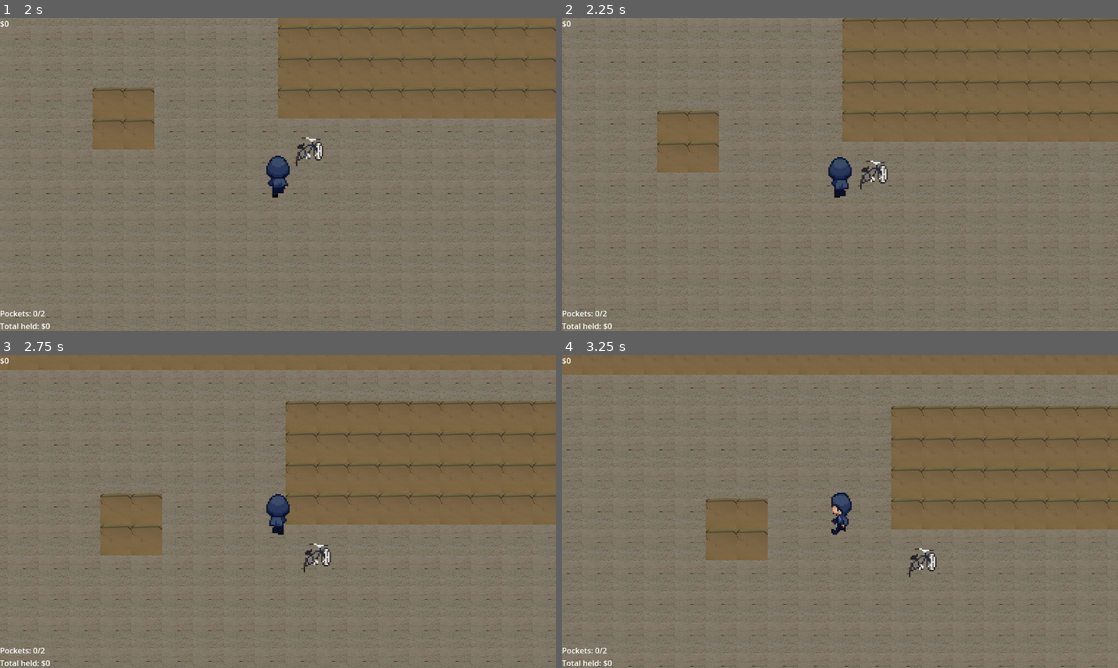
Above: before the commit, frames 1-4 (two rows, left to right).
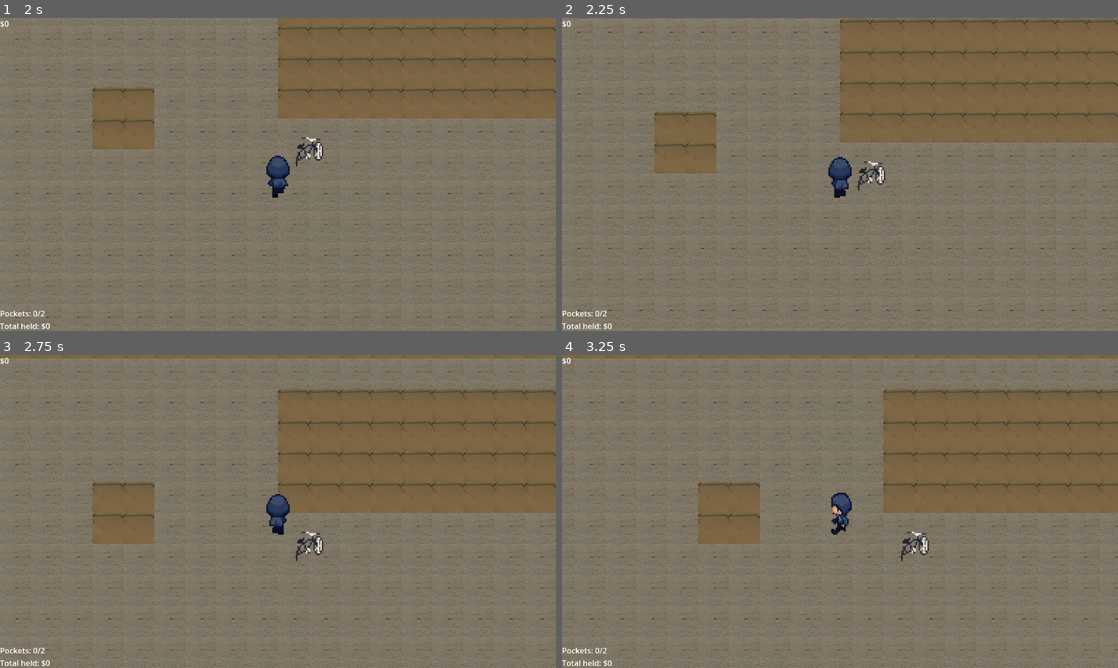
Above: after the commit, the same moments.

Repository: nithinsenthil/UCDBTS
Game: Godot game, scene res://Scenes/world.tscn
Two runs of this game, one before a commit and one after it. Both use one fixed random seed, a clock stepped at 60 frames per second and the inputs below. The engine's default icon, where the game draws it, is replaced by a stand-in: a white triangle on a blue panel in a dark square.
Inputs (mouse positions are in pixels of both pictures, inside the frame that each line leads up to):
- Up to frame 1 (2 s): click "Start Game" at 0.5 s; move the mouse to (250, 237) at 1.27 s; hold W (Up) from 1.28 s (still down); tap L (BikeMinigameEnd) at 1.35 s
- Up to frame 2 (2.25 s): keep holding W (Up); move the mouse to (1006, 221) at 2.02 s; tap K (BikeMinigameStart) at 2.1 s
- Up to frame 3 (2.75 s): keep holding W (Up)
- Up to frame 4 (3.25 s): move the mouse to (673, 464) at 2.77 s; release W (Up) at 2.78 s; hold A (Left) from 2.78 s (still down); tap P (CameraControlsOff) at 2.85 s

Frame 1 is identical in both runs. In frame 2, 2.7% of the frame differs, in the area x 0-100%, y 0-100%; in frame 3, 12%; in frame 4, 14%, in the area x 0-100%, y 1-100%.

Commit message:
Fix bike hitboxes and collision boxes

Diff:
--- a/ucdbts/Scenes/bike.tscn
+++ b/ucdbts/Scenes/bike.tscn
@@ -4,10 +4,10 @@
 [ext_resource type="Texture2D" uid="uid://dhn0xe4d2dfy" path="res://Assets/bikes/bike1.png" id="2_8f0co"]
 
 [sub_resource type="RectangleShape2D" id="RectangleShape2D_5v1tr"]
-size = Vector2(103, 42)
+size = Vector2(112, 50)
 
 [sub_resource type="RectangleShape2D" id="RectangleShape2D_ikia7"]
-size = Vector2(143, 83)
+size = Vector2(144, 84)
 
 [node name="Bike" type="StaticBody2D"]
 collision_layer = 2
@@ -15,7 +15,6 @@
 script = ExtResource("1_8f0co")
 
 [node name="CollisionShape2D" type="CollisionShape2D" parent="."]
-position = Vector2(-1.5, 8)
 shape = SubResource("RectangleShape2D_5v1tr")
 
 [node name="Sprite2D" type="Sprite2D" parent="."]
@@ -29,7 +28,6 @@
 collision_layer = 0
 
 [node name="HitboxShape" type="CollisionShape2D" parent="BikeHitbox"]
-position = Vector2(-1.5, 2.5)
 shape = SubResource("RectangleShape2D_ikia7")
 
 [node name="StealingProgressBar" type="ProgressBar" parent="."]
--- a/ucdbts/Scripts/bike.gd
+++ b/ucdbts/Scripts/bike.gd
@@ -19,13 +19,23 @@
 var _position_calculated:bool = false
 @onready var _progress_bar:ProgressBar = $StealingProgressBar
 @onready var sprite2d:Sprite2D = $Sprite2D
+@onready var hitbox_shape = $BikeHitbox/HitboxShape
+@onready var collision_shape = $CollisionShape2D
 
 func _ready() -> void:
-	if facing == Facing.DOWN:
-		sprite2d.region_rect.position.y = 20
-	elif facing == Facing.UP:
-		sprite2d.region_rect.position.y = 40
+	collision_shape.shape = collision_shape.shape.duplicate()
+	hitbox_shape.shape = hitbox_shape.shape.duplicate()
+
+	if facing == Facing.DOWN or facing == Facing.UP:
+		collision_shape.shape.size.x = 60
+		hitbox_shape.shape.size.x = 96
+		if facing == Facing.DOWN:
+			sprite2d.region_rect.position.y = 20
+		else:
+			sprite2d.region_rect.position.y = 40
 	else:
+		collision_shape.shape.size.x = 112
+		hitbox_shape.shape.size.x = 144
 		sprite2d.region_rect.position.y = 0
 
 	if facing == Facing.LEFT:
Binary file changed: ucdbts/Assets/bikes/bike1.png
Binary file changed: ucdbts/Assets/bikes/bike2.png
Binary file changed: ucdbts/Assets/bikes/bike3.png
Binary file changed: ucdbts/Assets/bikes/bike4.png
Binary file changed: ucdbts/Assets/bikes/bike5.png
